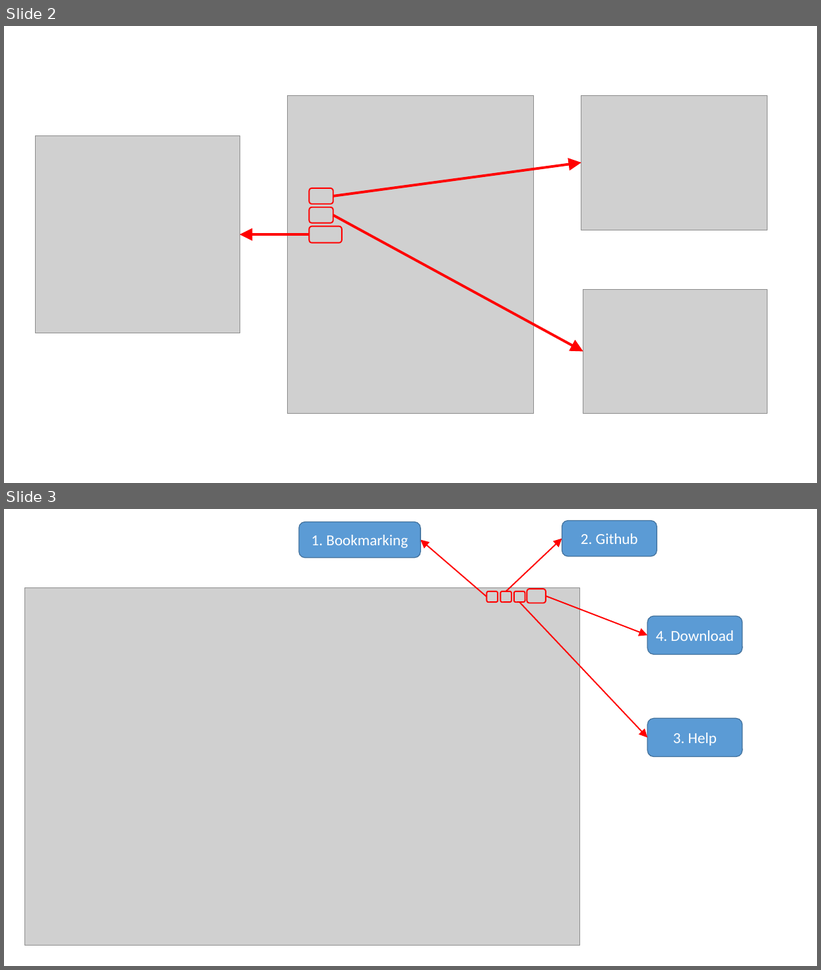
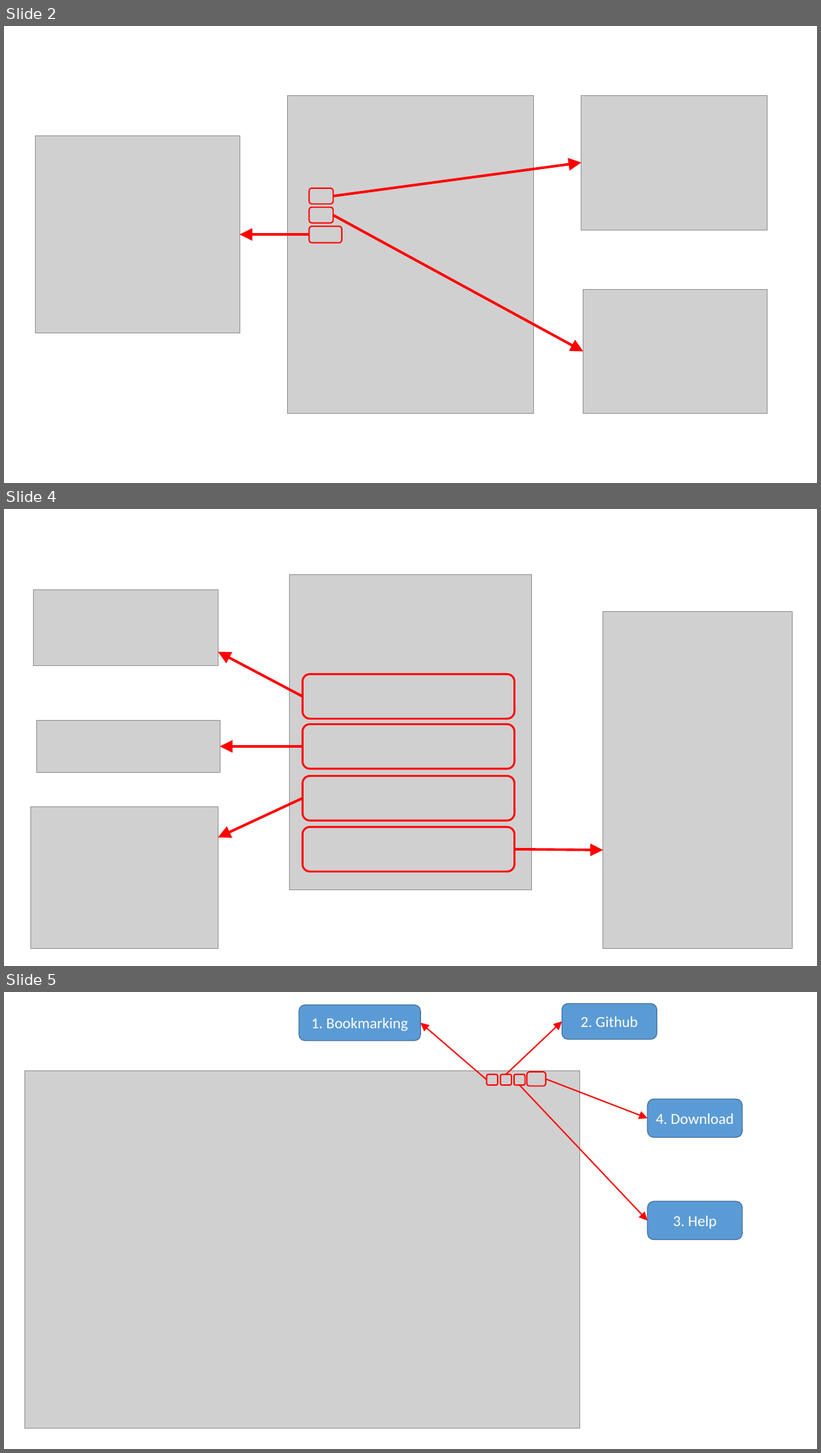
Before and after one commit to JGCRI/argus, a slide deck: vignettes/vignetteFigs/00vignetteFigs.pptx. Shown one above the other, each under a label of ours: slides 2 and 3 before the commit, slides 2, 4 and 5 after it; the slides between them are not shown. The pictures are 821x970 and 821x1453 pixels, drawn with LibreOffice and Linux fonts; fonts in the diff are those of the drawing; grey boxes stand for pictures. Boxes give left, top, right and bottom in pixels: in the first picture for what was removed or moved away, otherwise in the second. Text is boxed around its words. In the diff, an @@ line names an element or a change of style, - is before the commit and + after.

```diff
--- a/vignettes/vignetteFigs/00vignetteFigs.pptx
+++ b/vignettes/vignetteFigs/00vignetteFigs.pptx
@@ slide 4 added at [4,509,817,966], background #FFFFFF @@
@@ picture added at [290,574,531,890] @@
@@ picture added at [33,590,218,666] @@
@@ picture added at [603,611,792,949] @@
@@ arrow added from (303, 697) to (218, 652), #FF0000 3 pt @@
@@ rounded rectangle added at [303,674,516,719], outline #FF0000 2.25 pt @@
@@ picture added at [36,720,220,772] @@
@@ rounded rectangle added at [303,724,516,769], outline #FF0000 2.25 pt @@
@@ arrow added from (303, 747) to (220, 747), #FF0000 3 pt @@
@@ rounded rectangle added at [303,776,516,821], outline #FF0000 2.25 pt @@
@@ arrow added from (303, 799) to (218, 838), #FF0000 3 pt @@
@@ picture added at [31,807,218,949] @@
@@ rounded rectangle added at [303,827,516,872], outline #FF0000 2.25 pt @@
@@ arrow added from (515, 850) to (603, 851), #FF0000 3 pt @@
@@ what was slide 3 is now slide 5 @@
```
Also in this commit, not shown: 1 slide changed, 1 other slide added, 5 other files.
